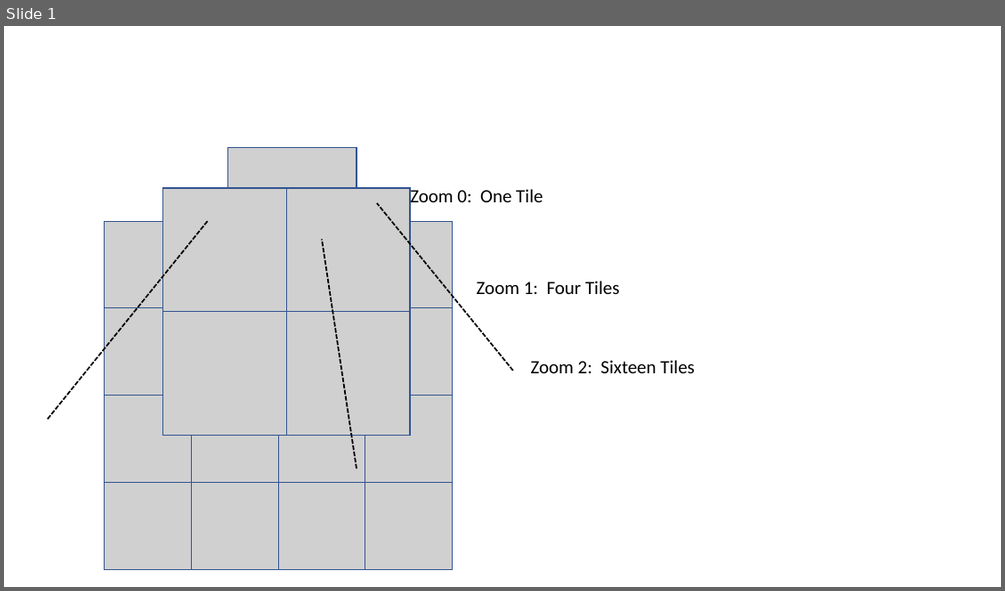
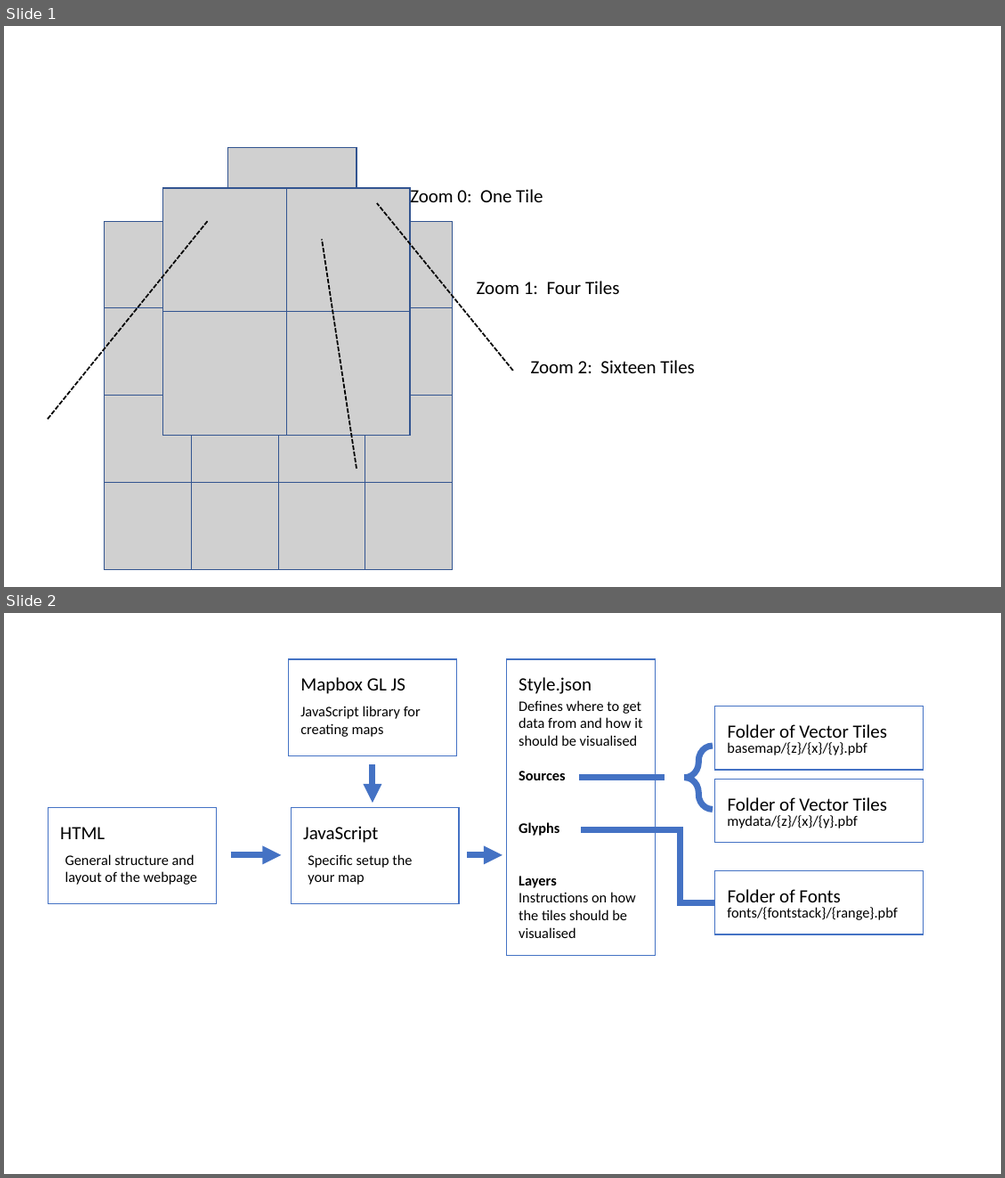
Before and after one commit to ITSLeeds/VectorTiles, a slide deck: Images.pptx. Shown one above the other, each under a label of ours: slide 1 before the commit, slides 1 and 2 after it. The pictures are 1005x591 and 1005x1178 pixels, drawn with LibreOffice and Linux fonts; fonts in the diff are those of the drawing; grey boxes stand for pictures. Boxes give left, top, right and bottom in pixels: in the first picture for what was removed or moved away, otherwise in the second. Text is boxed around its words. In the diff, an @@ line names an element or a change of style, - is before the commit and + after.

```diff
--- a/Images.pptx
+++ b/Images.pptx
@@ slide 2 added at (4,613,1001,1174), background #FFFFFF @@
@@ rectangle added at (289,659,457,755), fill #FFFFFF, outline #4472C4 1 pt @@
@@ rectangle added at (507,659,655,956), fill #FFFFFF, outline #4472C4 1 pt @@
@@ text added at (300,677,405,694), 18 pt, text #000000 @@
+Mapbox GL JS
@@ text added at (518,677,591,694), 18 pt, text #000000 @@
+Style.json
@@ text added at (300,706,421,737), 14 pt, text #000000 @@
+JavaScript library for creating maps
@@ text added at (518,700,642,938), 14 pt, text #000000 @@
+Defines where to get data from and how it should be visualised
+Sources
+Glyphs
+Layers
+Instructions on how the tiles should be visualised
@@ rectangle added at (715,706,923,770), fill #FFFFFF, outline #4472C4 1 pt @@
@@ left brace added at (685,746,712,809), outline #4472C4 6 pt @@
@@ text added at (727,742,866,755), 14 pt, text #000000 @@
+basemap/{z}/{x}/{y}.pbf
@@ text added at (728,724,887,743), 18 pt, text #000000 @@
+Folder of Vector Tiles
@@ arrow added from (372, 765) to (372, 803), #4472C4 6 pt @@
@@ line added from (664, 778) to (579, 778), #4472C4 6 pt @@
@@ rectangle added at (715,779,923,843), fill #FFFFFF, outline #4472C4 1 pt @@
@@ text added at (728,797,887,816), 18 pt, text #000000 @@
+Folder of Vector Tiles
@@ rectangle added at (48,807,217,904), fill #FFFFFF, outline #4472C4 1 pt @@
@@ rectangle added at (291,807,460,904), fill #FFFFFF, outline #4472C4 1 pt @@
@@ text added at (303,826,378,843), 18 pt, text #000000 @@
+JavaScript
@@ text added at (727,815,857,828), 14 pt, text #000000 @@
+mydata/{z}/{x}/{y}.pbf
@@ text added at (60,827,105,839), 18 pt, text #000000 @@
+HTML
@@ elbow line added from (581, 829) to (715, 902), #4472C4 6 pt @@
@@ text added at (65,854,197,884), 14 pt, text #000000 @@
+General structure and layout of the webpage
@@ arrow added from (231, 855) to (282, 855), #4472C4 6 pt @@
@@ text added at (307,854,412,884), 14 pt, text #000000 @@
+Specific setup the your map
@@ arrow added from (467, 855) to (502, 855), #4472C4 6 pt @@
@@ rectangle added at (715,871,923,934), fill #FFFFFF, outline #4472C4 1 pt @@
@@ text added at (728,889,841,908), 18 pt, text #000000 @@
+Folder of Fonts
@@ text added at (727,907,897,920), 14 pt, text #000000 @@
+fonts/{fontstack}/{range}.pbf
```
Also in this commit, not shown: 3 other files.
